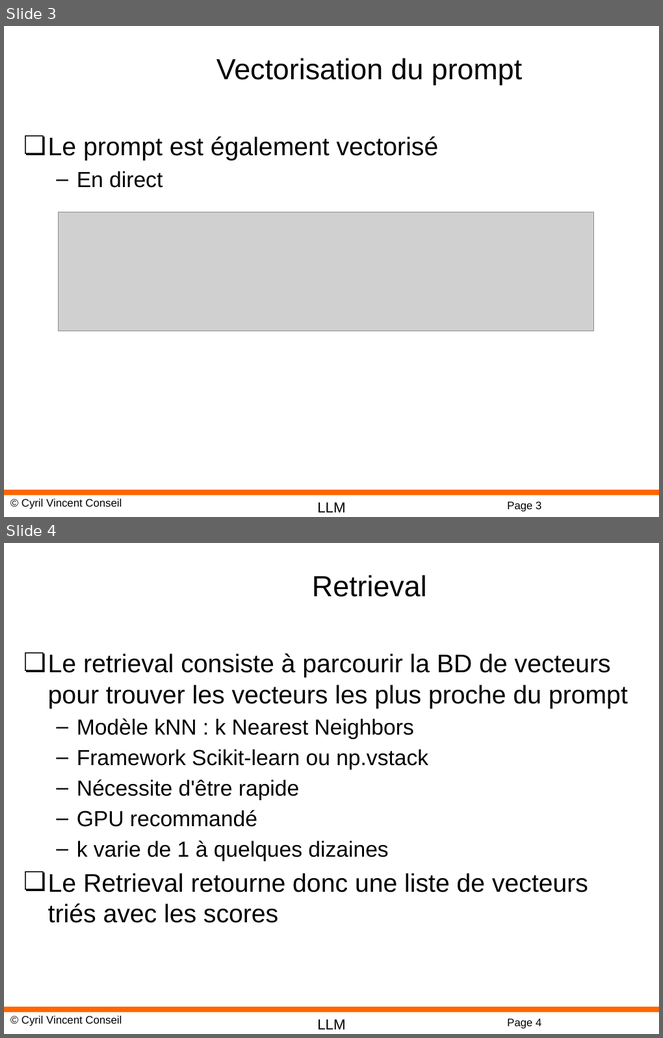
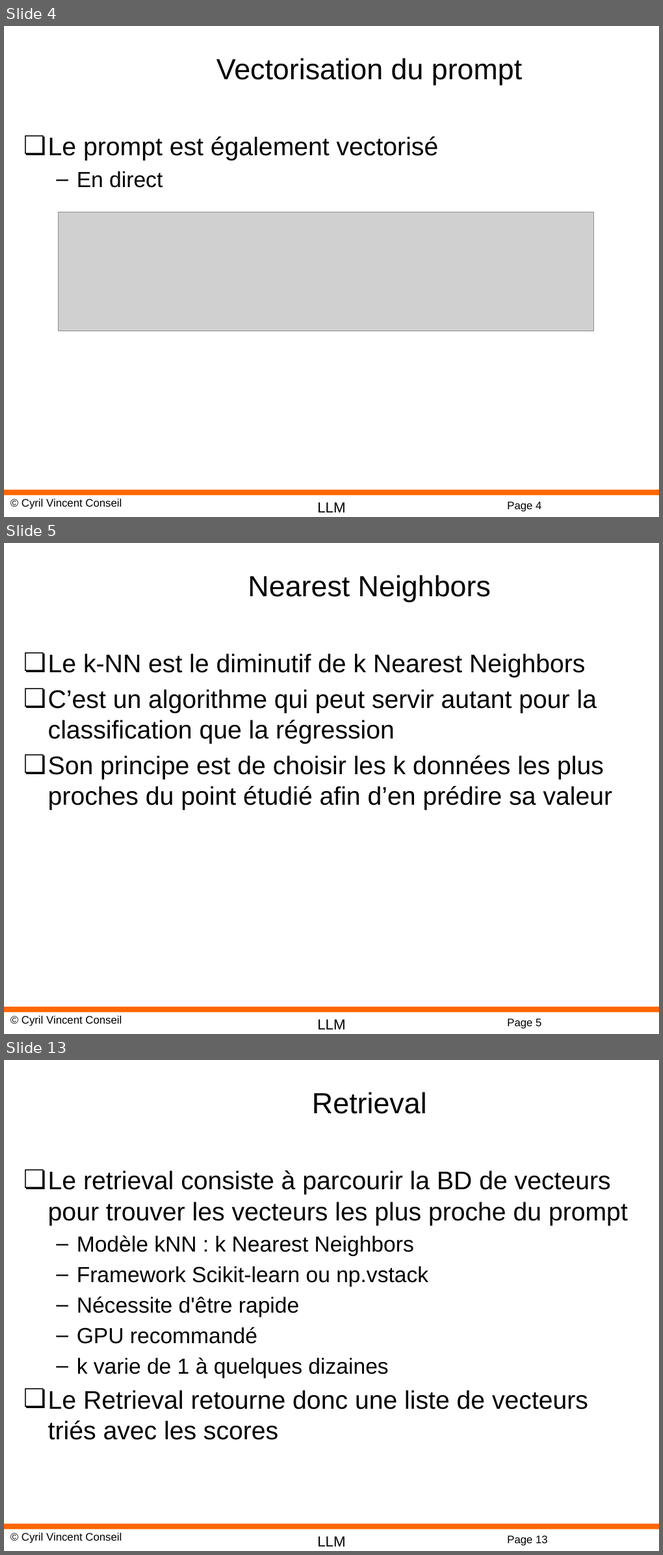
Before and after one commit to cyrilvincent/rag, a slide deck: ppt/RAG05-Retrieval.pptx. Shown one above the other, each under a label of ours: slides 3 and 4 before the commit, slides 4, 5 and 13 after it; the slides between them are not shown. The pictures are 663x1038 and 663x1555 pixels, drawn with LibreOffice and Linux fonts; fonts in the diff are those of the drawing; grey boxes stand for pictures; background and template pictures are left out. Boxes give left, top, right and bottom in pixels: in the first picture for what was removed or moved away, otherwise in the second. Text is boxed around its words. In the diff, an @@ line names an element or a change of style, - is before the commit and + after.

```diff
--- a/ppt/RAG05-Retrieval.pptx
+++ b/ppt/RAG05-Retrieval.pptx
@@ slide 5 added at bbox=[4, 543, 659, 1034], background #FFFFFF; not listed: 4 template elements that a slide beside it also shows @@
@@ title added at bbox=[248, 575, 491, 602], 32 pt, text #000000 @@
+Nearest Neighbors
@@ text added at bbox=[48, 653, 613, 810], 28 pt, text #000000 @@
+❏ Le k-NN est le diminutif de k Nearest Neighbors
+❏ C’est un algorithme qui peut servir autant pour la classification que la régression
+❏ Son principe est de choisir les k données les plus proches du point étudié afin d’en prédire sa valeur
@@ what was slide 3 is now slide 4 @@
@@ page number at bbox=[507, 502, 542, 512]: text changed @@
-Page 3
+Page 4
@@ what was slide 4 is now slide 13 @@
@@ page number at bbox=[507, 1536, 548, 1546]: text changed @@
-Page 4
+Page 13
```
Also in this commit, not shown: 3 slides changed, 9 other slides added, 14 other files.
